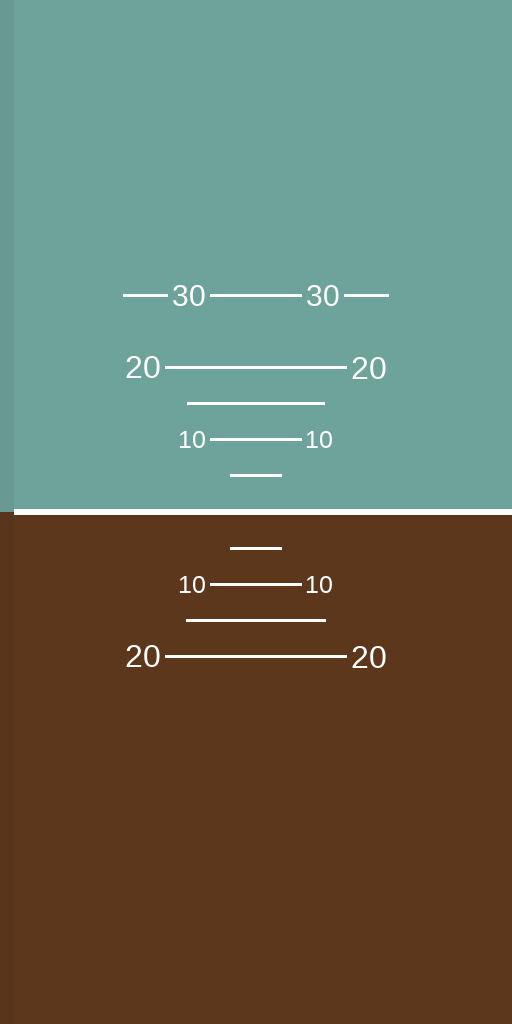
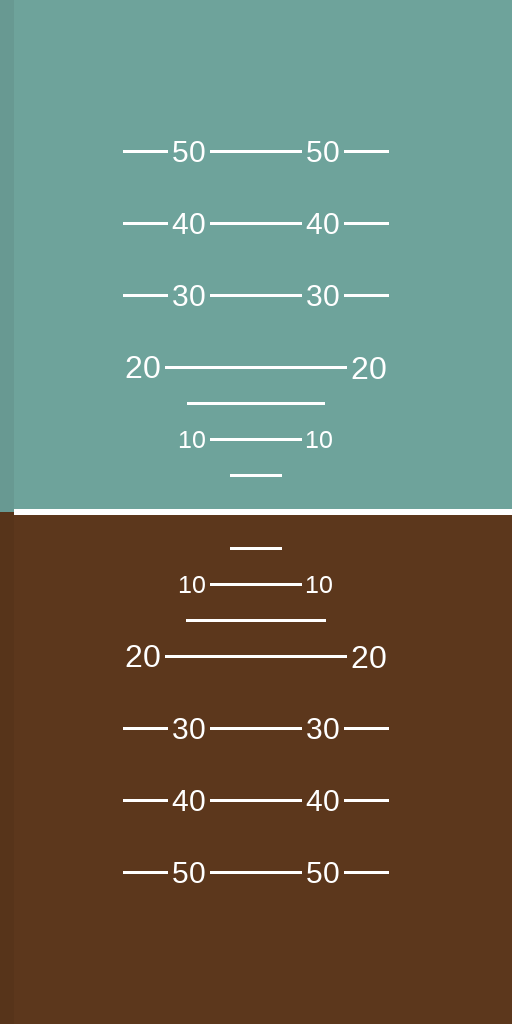
Revision of a layered 512x1024 image; what changed, layer by layer:
renamed "30" to "Labels", painted on it over [123, 141, 389, 883]
